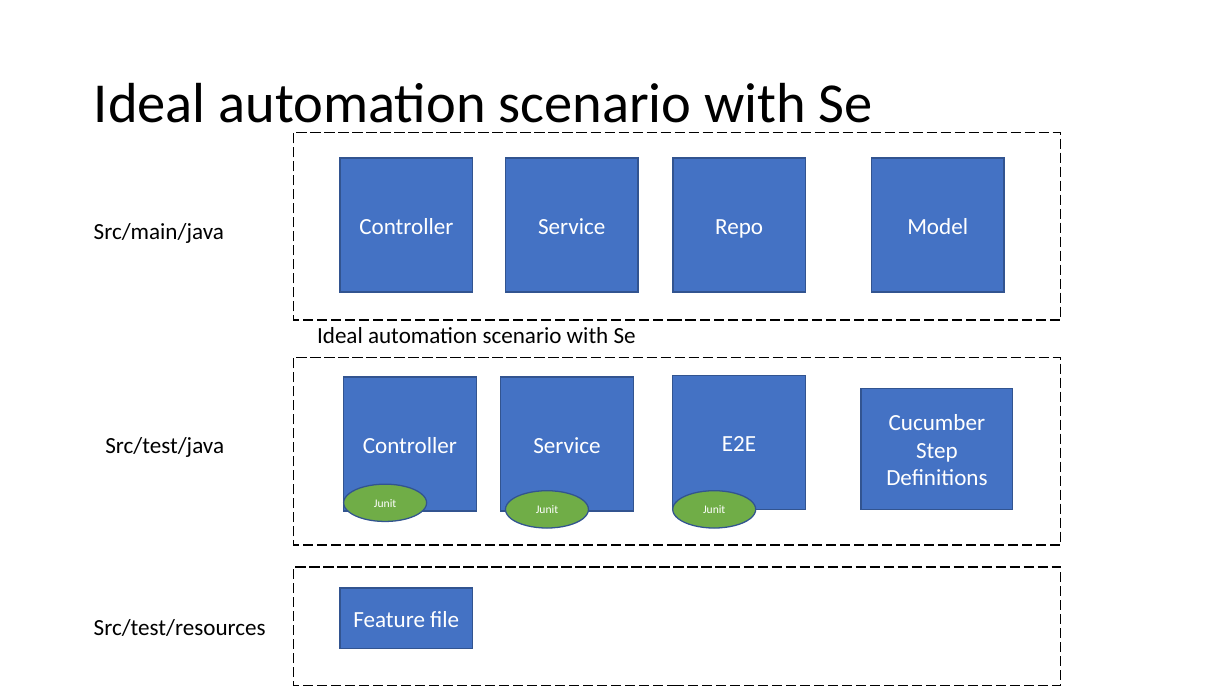
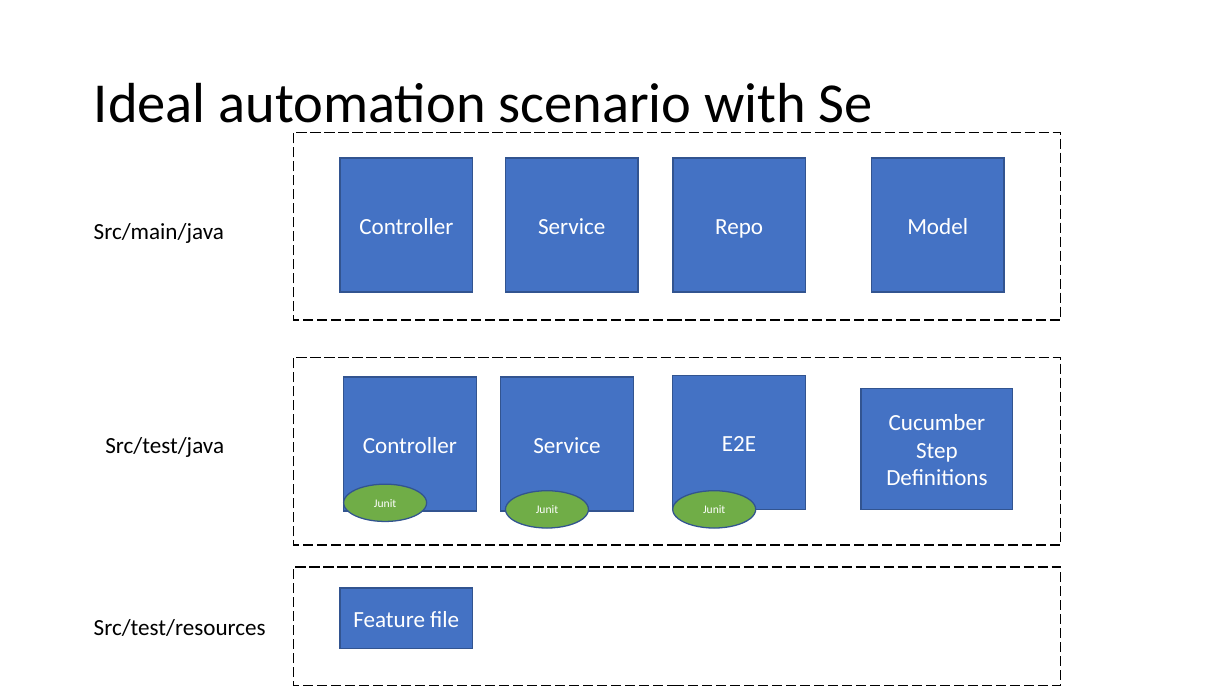
Before and after one commit to WilliamOna/staging-automation-primer-3-23, a slide deck: slide 22 of PrimerNotes.pptx. Drawn at 1232x693 pixels with LibreOffice and Linux fonts; fonts in the diff are those of the drawing. Boxes give left, top, right and bottom in pixels: in the first picture for what was removed or moved away, otherwise in the second. Text is boxed around its words. In the diff, an @@ line names an element or a change of style, - is before the commit and + after.

Commit message:
updated ppt

```diff
--- a/PrimerNotes.pptx
+++ b/PrimerNotes.pptx
@@ text removed at (x1=317, y1=327, x2=636, y2=343) @@
-Ideal automation scenario with Se
```
